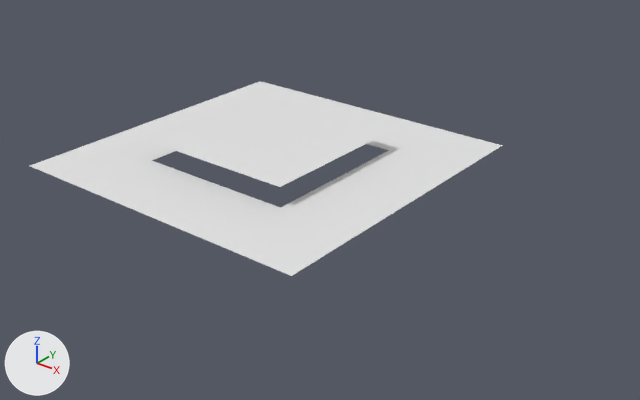
A saved change to the FBX model dev/models/_128_patched.fbx.
Before and after are seen from a 50 mm camera at (6.57, -7.28, 3.91) aimed at (0.86, -0.15, -0.51). The lights are fixed; the arrows at lower left show +X, +Y and +Z. The older version comes first. Where no turn or scale is listed for an object, it has been applied to the vertices.

Script lines for the objects in view, before the commit:
```python
me_plane_002 = bpy.data.meshes.new('Plane.002')
me_plane_002.from_pydata(...)  # 4225 vertices, 4096 faces; spans x -1.0..1.0, y -1.0..1.0, z 0.0
me_plane_003 = bpy.data.meshes.new('Plane.003')
me_plane_003.from_pydata(...)  # 3264 vertices, 3072 faces; spans x -2.0..2.0, y -2.0..2.0, z 0.0
ob_plane = bpy.data.objects.new('Plane', me_plane_002)
ob_plane.location = (0.003, 0.007, 0.0)
ob_plane_001 = bpy.data.objects.new('Plane.001', me_plane_003)
ob_plane_001.location = (0.003, 0.007, -0.237)
```
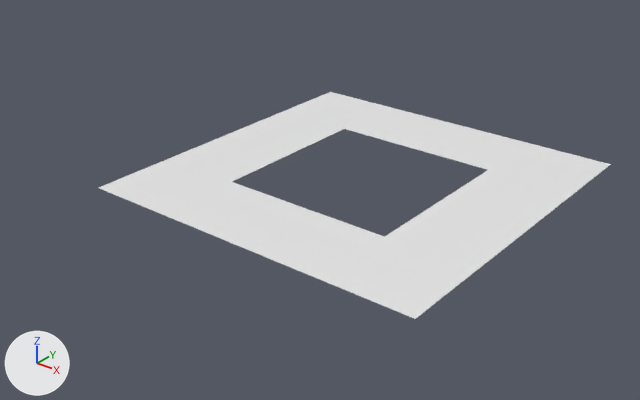
Pixel boxes [x1, y1, x2, y2] of what changed, in the pictures (640 x 400 px):
'Plane.001', moved: before [30, 81, 503, 276]; after [99, 92, 611, 319]
'Plane', deleted: before [152, 98, 389, 187]

Diff of the bpy script that builds the scene:
```diff
--- a/dev/models/_128_patched.fbx.py
+++ b/dev/models/_128_patched.fbx.py
@@ ob_plane @@
-ob_plane = bpy.data.objects.new('Plane', me_plane_002)
-ob_plane.location = (0.003, 0.007, 0.0)
@@ ob_plane_001 @@
 ob_plane_001 = bpy.data.objects.new('Plane.001', me_plane_003)
-ob_plane_001.location = (0.003, 0.007, -0.237)
+ob_plane_001.location = (1.394, -0.086, -0.079)
```
